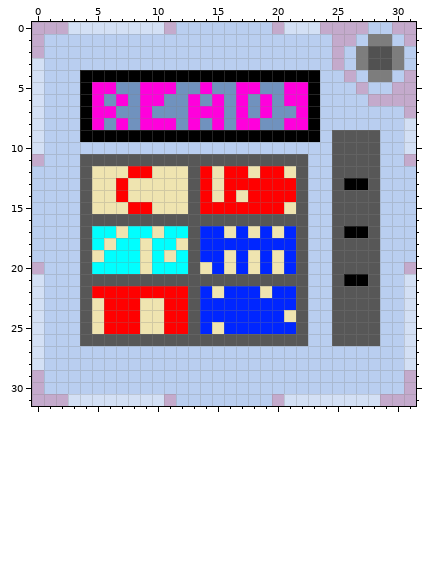
One commit to this pixel-art sprite: Module Icons/What's on Second.png. The picture above was drawn from the file before the commit.
The file is 32x32 pixels. Colours within 5 levels of each other are drawn and written as one.
The same view after the edit:
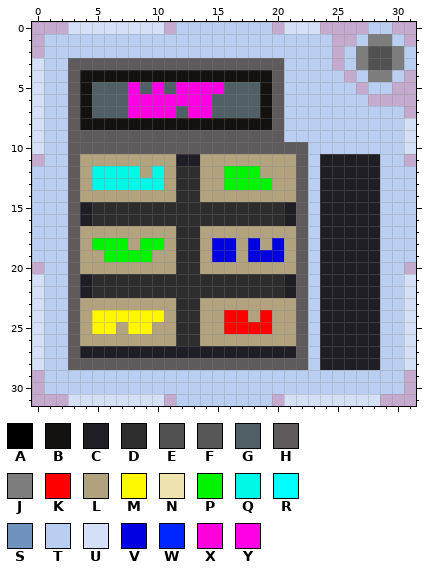
Palette (. is transparent): A #000000  B #131211  C #201e25  D #2e2d2d  E #515151  F #575757  G #516066  H #5f5b5c  J #7d7d7d  K #ff0000  L #b3a27e  M #fff700  N #efe4b0  P #00f400  Q #00f8e6  R #00ffff  S #7092be  T #b9cef0  U #d3e0f5  V #0000e1  W #0026ff  X #ff00dc  Y #ff00e5
Changes in this commit:
@@ x 0..31 @@
  2 .TTTTTTTTTTTTTTTTTTTTTTTT.TJEEJT
- 3 UTTTTTTTTTTTTTTTTTTTTTTTT.TJEEJT
- 4 UTTTAAAAAAAAAAAAAAAAAAAATT.TJJT.
- 5 UTTTAXXSSXXXSSXSSXXSSXXATTT.TT..
- 6 UTTTAXSXSXXSSXSXSXSXSXXATTTT....
- 7 UTTTAXXSSXSSSXXXSXSXSSXATTTTTTT.
- 8 UTTTAXSXSXXXSXSXSXXSSXXATTTTTTTU
- 9 UTTTAAAAAAAAAAAAAAAAAAAATFFFFTTU
-10 UTTTTTTTTTTTTTTTTTTTTTTTTFFFFTTU
-11 .TTTFFFFFFFFFFFFFFFFFFFTTFFFFTT.
-12 TTTTFNNNKKNNNFKNKKNKKNFTTFFFFTTT
-13 TTTTFNNKNNNNNFKNKKKKKKFTTFAAFTTT
-14 TTTTFNNKNNNNNFKNKNKKKKFTTFFFFTTT
-15 TTTTFNNNKKNNNFKKKKKKKNFTTFFFFTTT
-16 TTTTFFFFFFFFFFFFFFFFFFFTTFFFFTTT
-17 TTTTFRRNRRNRRFWWNWNWNWFTTFAAFTTT
-18 TTTTFRNRRNRRNFWWWWWWWWFTTFFFFTTT
-19 TTTTFNRRRNRNRFWWNWNWNWFTTFFFFTTT
-20 .TTTFRRRRNRRRFNWNWNWNWFTTFFFFTT.
-21 UTTTFFFFFFFFFFFFFFFFFFFTTFAAFTTU
-22 UTTTFKKKKKKKKFWNWWWNWWFTTFFFFTTU
-23 UTTTFNKKKNNKKFWWWWWWWWFTTFFFFTTU
-24 UTTTFNKKKNNKKFWWWWWWWNFTTFFFFTTU
-25 UTTTFNKKKNNKKFWNWWWWWWFTTFFFFTTU
-26 UTTTFFFFFFFFFFFFFFFFFFFTTFFFFTTU
-27 UTTTTTTTTTTTTTTTTTTTTTTTTTTTTTTU
-28 UTTTTTTTTTTTTTTTTTTTTTTTTTTTTTTU
+ 3 UTTHHHHHHHHHHHHHHHHHHTTTT.TJEEJT
+ 4 UTTHBBBBBBBBBBBBBBBBHTTTTT.TJJT.
+ 5 UTTHBGGGYGYGYYYYGGGBHTTTTTT.TT..
+ 6 UTTHBGGGYYYYYYYGGGGBHTTTTTTT....
+ 7 UTTHBGGGYYYYGYYGGGGBHTTTTTTTTTT.
+ 8 UTTHBBBBBBBBBBBBBBBBHTTTTTTTTTTU
+ 9 UTTHHHHHHHHHHHHHHHHHHTTTTTTTTTTU
+10 UTTHHHHHHHHHHHHHHHHHHHHTTTTTTTTU
+11 .TTHLLLLLLLLCCLLLLLLLLHTCCCCCTT.
+12 TTTHLQQQQLQLDDLLPPPLLLHTCCCCCTTT
+13 TTTHLQQQQQQLDDLLPPPPLLHTCCCCCTTT
+14 TTTHLLLLLLLLDDLLLLLLLLHTCCCCCTTT
+15 TTTHCDDDDDDDDDDDDDDDDCHTCCCCCTTT
+16 TTTHCDDDDDDDDDDDDDDDDCHTCCCCCTTT
+17 TTTHLLLLLLLLDDLLLLLLLLHTCCCCCTTT
+18 TTTHLPPPLPPLDDLVVLVLVLHTCCCCCTTT
+19 TTTHLLPPPPLLDDLVVLVVVLHTCCCCCTTT
+20 .TTHLLLLLLLLDDLLLLLLLLHTCCCCCTT.
+21 UTTHCDDDDDDDDDDDDDDDDCHTCCCCCTTU
+22 UTTHCDDDDDDDDDDDDDDDDCHTCCCCCTTU
+23 UTTHLLLLLLLLDDLLLLLLLLHTCCCCCTTU
+24 UTTHLMMMMMMLDDLLKKLKLLHTCCCCCTTU
+25 UTTHLMMLMMLLDDLLKKKKLLHTCCCCCTTU
+26 UTTHLLLLLLLLDDLLLLLLLLHTCCCCCTTU
+27 UTTHCCCCCCCCCCCCCCCCCCHTCCCCCTTU
+28 UTTHHHHHHHHHHHHHHHHHHHHTCCCCCTTU
 29 .TTTTTTTTTTTTTTTTTTTTTTTTTTTTTT.
Pixel boxes of the changes (left, top, right, bottom) in both pictures:
changed: (68, 58, 380, 370)
